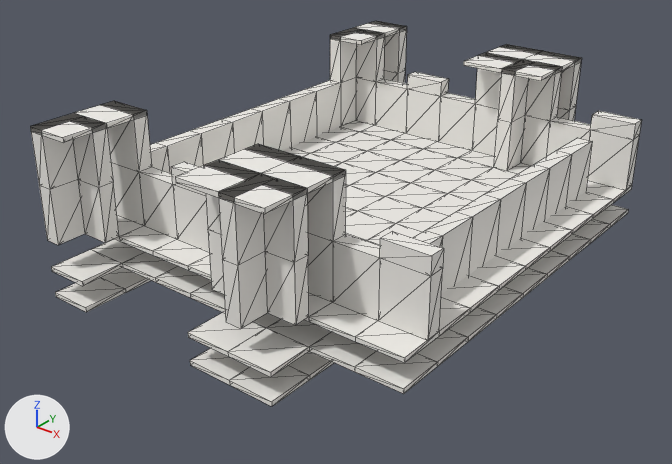
The glTF model map0_felucca/britain/building_035_1672_1766/model_base.glb, before and after one commit.
Both versions are drawn from a 50 mm camera at (10.96, -14.96, 9.48) aimed at (-0.31, -0.87, 0.75). Arrows for +X, +Y and +Z are at lower left; the lights stay in place. The picture after the commit comes second. Mesh edges are drawn as thin lines. Vertices at exactly the same position are counted once.

Objects in the first picture: 'BuildingMesh'.
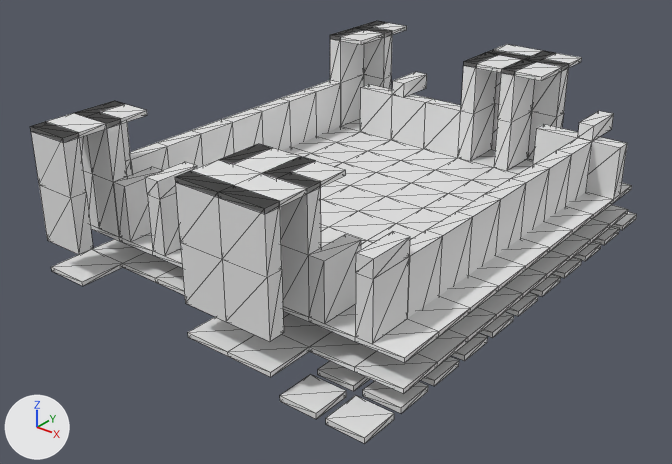
Location of each change, [x1, y1, x2, y2] in pixels of the pictures (672 x 464 px):
'BuildingMesh', reshaped
    before: [30, 21, 642, 406]
    after: [30, 21, 632, 394]
'Paredes_Internas_Divisorias', added
    after: [113, 53, 578, 324]
'Parede_Externa_Leste', added
    after: [355, 111, 627, 343]
'Parede_Externa_Norte', added
    after: [31, 123, 284, 342]
'Parede_Externa_Oeste', added
    after: [75, 28, 364, 236]
'Moveis_Decoracoes', added
    after: [280, 212, 637, 443]
'Parede_Externa_Sul', added
    after: [356, 21, 569, 160]
part 1 of me_buildingmesh, deleted
    before: [190, 348, 334, 406]
part 2 of me_buildingmesh, reshaped
    before: [31, 21, 642, 340]
part 3 of me_buildingmesh, recoloured
    both: [37, 21, 632, 394]

Diff of the bpy script that builds the scene:
```diff
--- a/map0_felucca/britain/building_035_1672_1766/model_base.glb.py
+++ b/map0_felucca/britain/building_035_1672_1766/model_base.glb.py
@@ mat_mat_pisos @@
+mat_mat_pisos = principled_material('Mat_Pisos')
+mat_mat_pisos.base_color = (0.8, 0.8, 0.8)  # white #e7e7e7
@@ me_buildingmesh @@
-me_buildingmesh.from_pydata(...)  # 690 vertices, 2736 faces; spans x -4.0..4.0, y -5.5..5.5, z -0.1..3.6
+me_buildingmesh.from_pydata(...)  # 470 vertices, 1462 faces; spans x -4.0..4.0, y -5.5..5.5, z -0.1..3.6
+# me_buildingmesh part 1: the loose piece of 18 vertices spanning x 0.0..2.0, y -5.5..-3.5, z -0.1..0.0 is deleted
+# me_buildingmesh part 2: 1 vertex moved from x -3.65, y 3.5, z 0.0 to x -3.0, y 3.5, z 0.0; 230 vertices removed from x -4.0..4.0, y -5.5..5.5, z -0.1..3.6; 10 vertices added at x -4.0..-3.0, y 3.5..5.5, z -0.1..0.0
+# me_buildingmesh part 3: 1016 faces spanning x -4.0..4.0, y -5.5..5.5, z 0.5..3.6 switch from mat_buildingclaymaterial (white #f1efea) to mat_mat_pisos (white #e7e7e7)
+# other edits to the shape of me_buildingmesh do not show in these pictures
@@ ob_moveis_decoracoes @@
+ob_moveis_decoracoes = bpy.data.objects.new('Moveis_Decoracoes', me_moveis_decoracoes)  # 160 vertices, 240 faces; spans x 2.1..3.9, y -5.4..5.4, z 0.0..0.12; in mat_mat_moveis (white #e7e7e7)
+ob_moveis_decoracoes.location = (0.0, 0.0, 0.0)
@@ ob_paredes_internas_divisorias @@
+ob_paredes_internas_divisorias = bpy.data.objects.new('Paredes_Internas_Divisorias', me_paredes_internas_divisorias)  # 120 vertices, 224 faces; spans x -3.0..3.0, y -4.5..4.5, z 1.2..3.6; in mat_mat_parede_interna (white #e7e7e7)
+ob_paredes_internas_divisorias.location = (0.0, 0.0, 0.0)
@@ ob_parede_externa_oeste @@
+ob_parede_externa_oeste = bpy.data.objects.new('Parede_Externa_Oeste', me_parede_externa_oeste)  # 61 vertices, 138 faces; spans x -4.0..-3.0, y -4.5..4.5, z 0.0..3.6; in mat_mat_parede_externa (white #e7e7e7)
+ob_parede_externa_oeste.location = (0.0, 0.0, 0.0)
@@ ob_parede_externa_leste @@
+ob_parede_externa_leste = bpy.data.objects.new('Parede_Externa_Leste', me_parede_externa_leste)  # 55 vertices, 118 faces; spans x 3.0..4.0, y -4.5..4.5, z 0.0..2.76; in mat_mat_parede_externa (white #e7e7e7)
+ob_parede_externa_leste.location = (0.0, 0.0, 0.0)
@@ ob_parede_externa_sul @@
+ob_parede_externa_sul = bpy.data.objects.new('Parede_Externa_Sul', me_parede_externa_sul)  # 51 vertices, 110 faces; spans x -4.0..2.0, y 4.5..5.5, z 1.2..3.6; in mat_mat_parede_externa (white #e7e7e7)
+ob_parede_externa_sul.location = (0.0, 0.0, 0.0)
@@ ob_parede_externa_norte @@
+ob_parede_externa_norte = bpy.data.objects.new('Parede_Externa_Norte', me_parede_externa_norte)  # 30 vertices, 62 faces; spans x -4.0..2.0, y -5.5..-5.15, z 1.2..3.6; in mat_mat_parede_externa (white #e7e7e7)
+ob_parede_externa_norte.location = (0.0, 0.0, 0.0)
```
